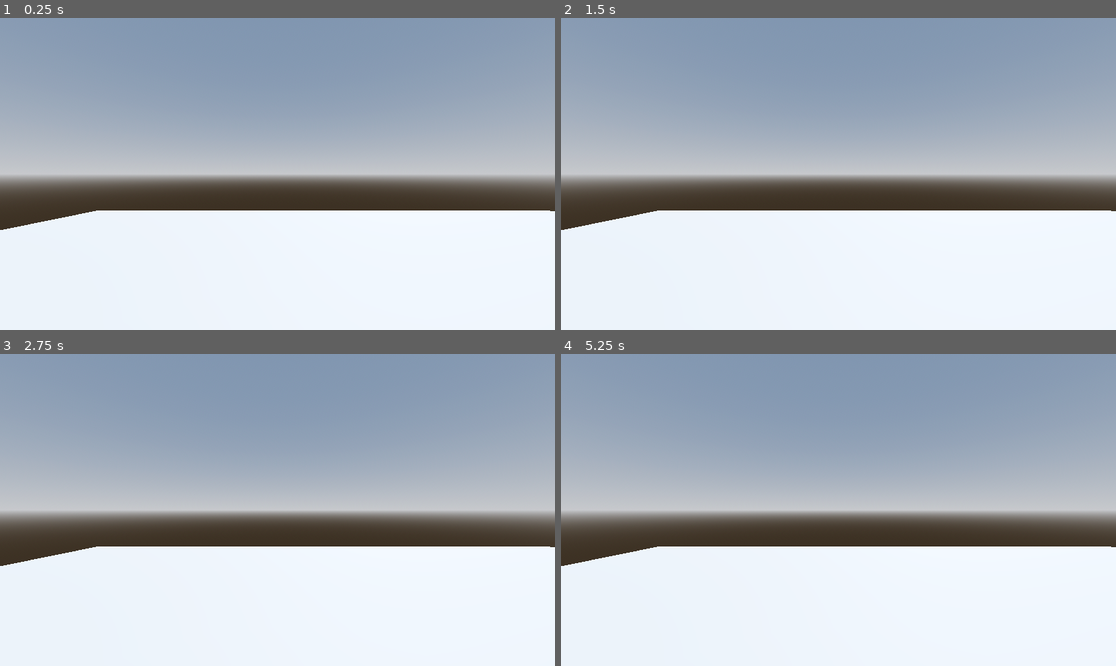
Above: before the commit, frames 1-4 (two rows, left to right).
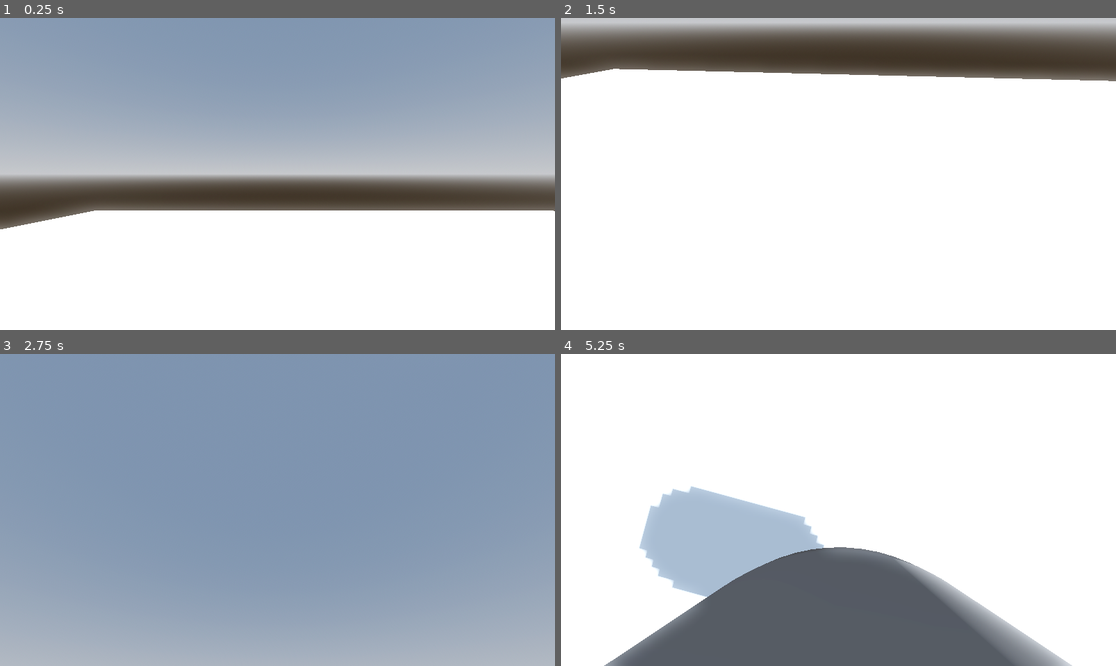
Above: after the commit, the same moments.

Repository: sjgillGit/GWJ-72
Game: Godot game, scene res://Main/main.tscn
Two runs of this game, one before a commit and one after it. Both use one fixed random seed, a clock stepped at 60 frames per second and the inputs below.
Inputs (mouse positions are in pixels of both pictures, inside the frame that each line leads up to):
- Up to frame 1 (0.25 s): no input
- Up to frame 2 (1.5 s): tap Enter (ui_accept) at 0.5, 0.77 s; move the mouse to (960, 158) at 0.52 s; hold Right (ui_right) 0.53-1.28 s; click (960, 158) at 0.67 s; move the mouse to (727, 189) at 1.27 s; hold Down (ui_down) from 1.28 s (still down); click (727, 189) at 1.42 s
- Up to frame 3 (2.75 s): tap Enter (ui_accept) at 1.52 s; move the mouse to (333, 441) at 2.02 s; release Down (ui_down) at 2.03 s; hold Right (ui_right) from 2.03 s (still down); click (333, 441) at 2.17 s
- Up to frame 4 (5.25 s): tap Enter (ui_accept) at 2.75, 3.02, 3.77, 4.25, 4.52, 5 s; move the mouse to (810, 572) at 2.77 s; release Right (ui_right) at 2.78 s; hold Up (ui_up) 2.78-3.53 s; click (810, 572) at 2.92 s; move the mouse to (1005, 556) at 3.52 s; hold Left (ui_left) 3.53-5.03 s; click (1005, 556) at 3.67 s; tap Escape (ui_cancel) at 4.15 s; move the mouse to (672, 463) at 4.27 s; click (672, 463) at 4.42 s; move the mouse to (866, 510) at 5.02 s; hold Down (ui_down) from 5.03 s (still down); click (866, 510) at 5.17 s

The runs differ from the first frame. In frame 1, 2.0% of the frame differs, in the area x 0-100%, y 59-68%; in frame 2, 62%; in frame 3, 71%; in frame 4, 84%, in the area x 0-100%, y 0-100%.

Commit message:
Playermain
Added first person camera base (still need to add functional movement according to the camera)

Diff:
--- a/Main/Player/CharacterBody3D.gd
+++ b/Main/Player/CharacterBody3D.gd
@@ -4,22 +4,19 @@
 const SPEED = 5.0
 const JUMP_VELOCITY = 4.5
 
-# Get the gravity from the project settings to be synced with RigidBody nodes.
 var gravity = ProjectSettings.get_setting("physics/3d/default_gravity")
 
 
+
 func _physics_process(delta):
-	# Add the gravity.
+
 	if not is_on_floor():
 		velocity.y -= gravity * delta
 
-	# Handle jump.
+
 	if Input.is_action_just_pressed("ui_accept") and is_on_floor():
 		velocity.y = JUMP_VELOCITY
-
-	# Get the input direction and handle the movement/deceleration.
-	# As good practice, you should replace UI actions with custom gameplay actions.
-	var input_dir = Input.get_vector("ui_left", "ui_right", "ui_up", "ui_down")
+	var input_dir = Input.get_vector("Input_left", "Input_right", "Input_up", "Input_down")
 	var direction = (transform.basis * Vector3(input_dir.x, 0, input_dir.y)).normalized()
 	if direction:
 		velocity.x = direction.x * SPEED
--- a/Main/Player/Player.tscn
+++ b/Main/Player/Player.tscn
@@ -1,16 +1,25 @@
-[gd_scene load_steps=3 format=3 uid="uid://bsn01rtw5uxs1"]
+[gd_scene load_steps=5 format=3 uid="uid://bsn01rtw5uxs1"]
 
 [ext_resource type="Script" path="res://Main/Player/CharacterBody3D.gd" id="1_li4c4"]
+[ext_resource type="Script" path="res://Main/Player/Rootcamera.gd" id="2_wxosd"]
 
 [sub_resource type="CapsuleShape3D" id="CapsuleShape3D_oxqfo"]
 
-[node name="Node3D" type="Node3D"]
+[sub_resource type="CapsuleMesh" id="CapsuleMesh_6286r"]
 
-[node name="Camera3D" type="Camera3D" parent="."]
+[node name="CharacterBody3D" type="CharacterBody3D"]
+script = ExtResource("1_li4c4")
+
+[node name="Rootcamera" type="Node3D" parent="."]
+script = ExtResource("2_wxosd")
+
+[node name="CameraVert" type="Node3D" parent="Rootcamera"]
+
+[node name="Camera3D" type="Camera3D" parent="Rootcamera/CameraVert"]
 transform = Transform3D(1, 0, 0, 0, 1, 0, 0, 0, 1, 0, 0.6, 0)
 
-[node name="CharacterBody3D" type="CharacterBody3D" parent="."]
-script = ExtResource("1_li4c4")
+[node name="CollisionShape3D" type="CollisionShape3D" parent="."]
+shape = SubResource("CapsuleShape3D_oxqfo")
 
-[node name="CollisionShape3D" type="CollisionShape3D" parent="CharacterBody3D"]
-shape = SubResource("CapsuleShape3D_oxqfo")
+[node name="MeshInstance3D" type="MeshInstance3D" parent="CollisionShape3D"]
+mesh = SubResource("CapsuleMesh_6286r")
--- /dev/null
+++ b/Main/Player/Rootcamera.gd
@@ -0,0 +1,17 @@
+extends Node3D
+
+
+@onready var camera := $CameraVert
+@onready var neck := $"."
+
+func _unhandled_input(event):
+	#Stops mouse from moving
+	if event is InputEventMouseButton:
+		Input.set_mouse_mode(Input.MOUSE_MODE_CAPTURED)
+	elif event.is_action_pressed("ui_cancel"):
+		Input.set_mouse_mode(Input.MOUSE_MODE_VISIBLE)
+	if Input.get_mouse_mode() == (Input.MOUSE_MODE_CAPTURED):
+		if event is InputEventMouseMotion:
+			neck.rotate_y(-event.relative.x * 0.01)
+			camera.rotate_x(-event.relative.y * 0.01)
+			camera.rotation.x = clamp(camera.rotation.x,deg_to_rad(-90), deg_to_rad(45))
--- a/Main/main.tscn
+++ b/Main/main.tscn
@@ -15,7 +15,7 @@
 tonemap_mode = 2
 glow_enabled = true
 
-[sub_resource type="BoxMesh" id="BoxMesh_dvvpo"]
+[sub_resource type="StandardMaterial3D" id="StandardMaterial3D_38uyf"]
 
 [node name="Main" type="Node3D"]
 
@@ -26,9 +26,10 @@
 transform = Transform3D(-0.866025, -0.433013, 0.25, 0, 0.5, 0.866025, -0.5, 0.75, -0.433013, 0, 0, 0)
 shadow_enabled = true
 
-[node name="MeshInstance3D" type="MeshInstance3D" parent="."]
-transform = Transform3D(20, 0, 0, 0, 1, 0, 0, 0, 20, 0, -1.52227, 0)
-mesh = SubResource("BoxMesh_dvvpo")
+[node name="CSGBox3D" type="CSGBox3D" parent="."]
+transform = Transform3D(20, 0, 0, 0, 1, 0, 0, 0, 20, 0, -1.48223, 0)
+use_collision = true
+material = SubResource("StandardMaterial3D_38uyf")
 
 [node name="Node3D" parent="." instance=ExtResource("1_w3tok")]
 transform = Transform3D(1, 0, 0, 0, 1, 0, 0, 0, 1, -2, 0, -1)
--- a/project.godot
+++ b/project.godot
@@ -14,3 +14,35 @@
 run/main_scene="res://Main/main.tscn"
 config/features=PackedStringArray("4.2", "Forward Plus")
 config/icon="res://icon.svg"
+
+[input]
+
+Input_up={
+"deadzone": 0.5,
+"events": [Object(InputEventKey,"resource_local_to_scene":false,"resource_name":"","device":-1,"window_id":0,"alt_pressed":false,"shift_pressed":false,"ctrl_pressed":false,"meta_pressed":false,"pressed":false,"keycode":0,"physical_keycode":87,"key_label":0,"unicode":119,"echo":false,"script":null)
+, Object(InputEventKey,"resource_local_to_scene":false,"resource_name":"","device":-1,"window_id":0,"alt_pressed":false,"shift_pressed":false,"ctrl_pressed":false,"meta_pressed":false,"pressed":false,"keycode":0,"physical_keycode":4194320,"key_label":0,"unicode":0,"echo":false,"script":null)
+]
+}
+Input_down={
+"deadzone": 0.5,
+"events": [Object(InputEventKey,"resource_local_to_scene":false,"resource_name":"","device":-1,"window_id":0,"alt_pressed":false,"shift_pressed":false,"ctrl_pressed":false,"meta_pressed":false,"pressed":false,"keycode":0,"physical_keycode":4194322,"key_label":0,"unicode":0,"echo":false,"script":null)
+, Object(InputEventKey,"resource_local_to_scene":false,"resource_name":"","device":-1,"window_id":0,"alt_pressed":false,"shift_pressed":false,"ctrl_pressed":false,"meta_pressed":false,"pressed":false,"keycode":0,"physical_keycode":83,"key_label":0,"unicode":115,"echo":false,"script":null)
+]
+}
+Input_left={
+"deadzone": 0.5,
+"events": [Object(InputEventKey,"resource_local_to_scene":false,"resource_name":"","device":-1,"window_id":0,"alt_pressed":false,"shift_pressed":false,"ctrl_pressed":false,"meta_pressed":false,"pressed":false,"keycode":0,"physical_keycode":65,"key_label":0,"unicode":97,"echo":false,"script":null)
+, Object(InputEventKey,"resource_local_to_scene":false,"resource_name":"","device":-1,"window_id":0,"alt_pressed":false,"shift_pressed":false,"ctrl_pressed":false,"meta_pressed":false,"pressed":false,"keycode":0,"physical_keycode":4194319,"key_label":0,"unicode":0,"echo":false,"script":null)
+]
+}
+Input_right={
+"deadzone": 0.5,
+"events": [Object(InputEventKey,"resource_local_to_scene":false,"resource_name":"","device":-1,"window_id":0,"alt_pressed":false,"shift_pressed":false,"ctrl_pressed":false,"meta_pressed":false,"pressed":false,"keycode":0,"physical_keycode":68,"key_label":0,"unicode":100,"echo":false,"script":null)
+, Object(InputEventKey,"resource_local_to_scene":false,"resource_name":"","device":-1,"window_id":0,"alt_pressed":false,"shift_pressed":false,"ctrl_pressed":false,"meta_pressed":false,"pressed":false,"keycode":0,"physical_keycode":4194321,"key_label":0,"unicode":0,"echo":false,"script":null)
+]
+}
+Escape={
+"deadzone": 0.5,
+"events": [Object(InputEventKey,"resource_local_to_scene":false,"resource_name":"","device":-1,"window_id":0,"alt_pressed":false,"shift_pressed":false,"ctrl_pressed":false,"meta_pressed":false,"pressed":false,"keycode":0,"physical_keycode":4194305,"key_label":0,"unicode":0,"echo":false,"script":null)
+]
+}
